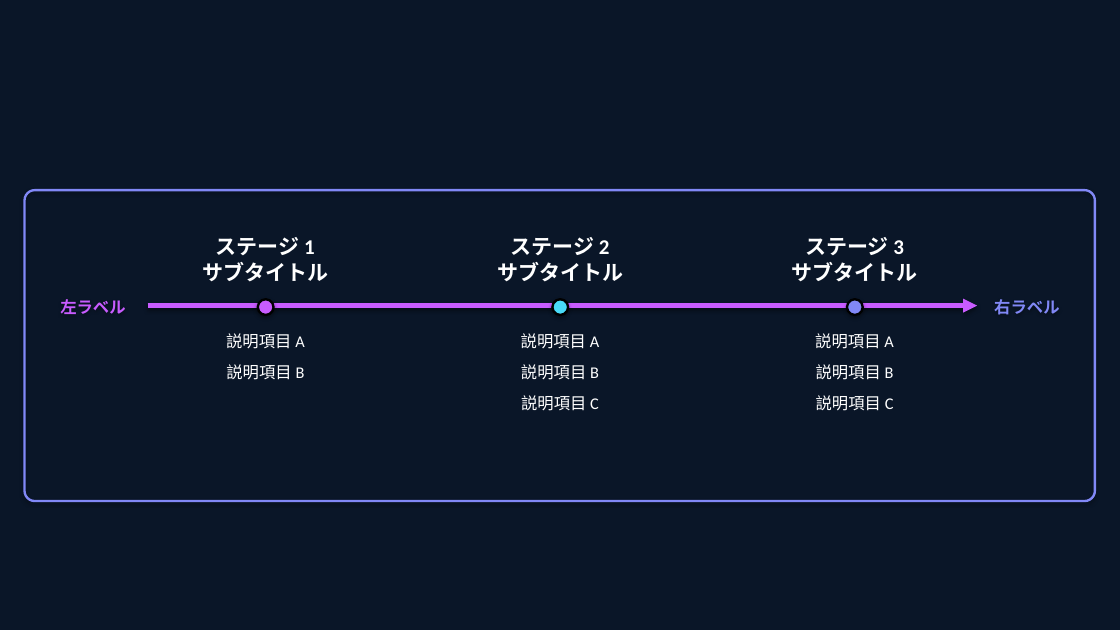
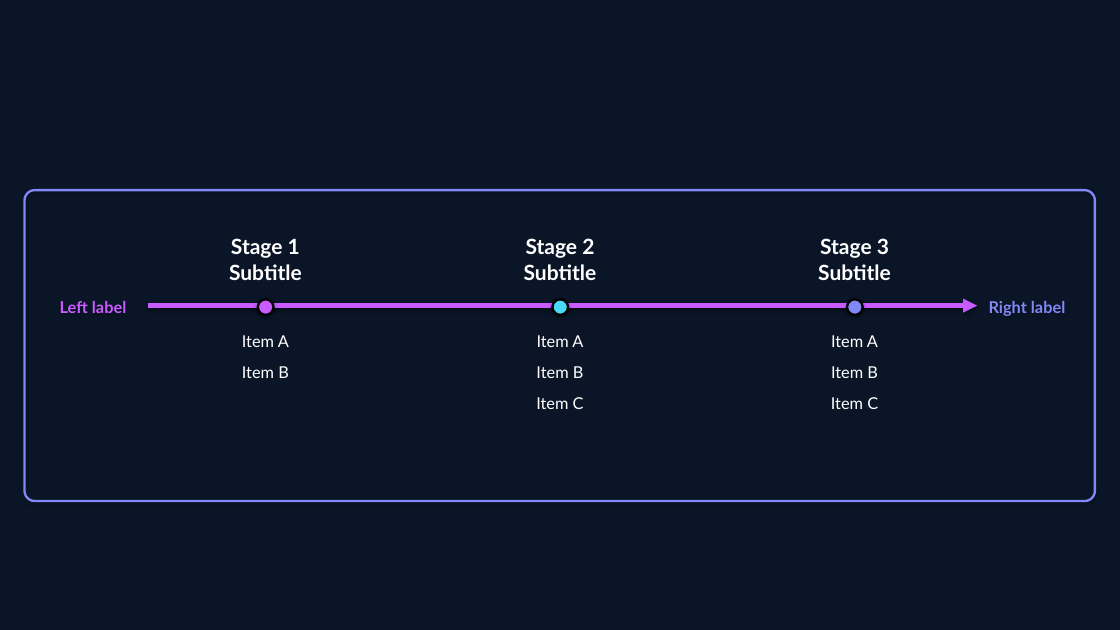
Before and after one commit to aws-samples/sample-spec-driven-presentation-maker, a slide deck: slide 16 of skill/references/examples/patterns.pptx. Drawn at 1120x630 pixels with LibreOffice and Linux fonts; fonts in the diff are those of the drawing. Boxes give left, top, right and bottom in pixels: in the first picture for what was removed or moved away, otherwise in the second. Text is boxed around its words. In the diff, an @@ line names an element or a change of style, - is before the commit and + after.

```diff
--- a/skill/references/examples/patterns.pptx
+++ b/skill/references/examples/patterns.pptx
@@ text at box(229, 238, 302, 280): text changed; font Noto Sans CJK JP to Lato @@
-ステージ 1
-サブタイトル
+Stage 1
+Subtitle
@@ text at box(524, 238, 597, 280): text changed; font Noto Sans CJK JP to Lato @@
-ステージ 2
-サブタイトル
+Stage 2
+Subtitle
@@ text at box(818, 238, 891, 280): text changed; font Noto Sans CJK JP to Lato @@
-ステージ 3
-サブタイトル
+Stage 3
+Subtitle
@@ text at box(60, 301, 126, 313): text changed; font Noto Sans CJK JP to Lato @@
-左ラベル
+Left label
@@ text at box(989, 301, 1065, 316): text changed; font Noto Sans CJK JP to Lato @@
-右ラベル
+Right label
@@ text at box(242, 335, 289, 378): text changed; font Noto Sans CJK JP to Lato @@
-説明項目 A
-説明項目 B
+Item A
+Item B
@@ text at box(536, 335, 584, 409): text changed; font Noto Sans CJK JP to Lato @@
-説明項目 A
-説明項目 B
-説明項目 C
+Item A
+Item B
+Item C
@@ text at box(831, 335, 878, 409): text changed; font Noto Sans CJK JP to Lato @@
-説明項目 A
-説明項目 B
-説明項目 C
+Item A
+Item B
+Item C
```
Also in this commit, not shown: 3 other slides changed, 2 slides added, 2 slides removed.
